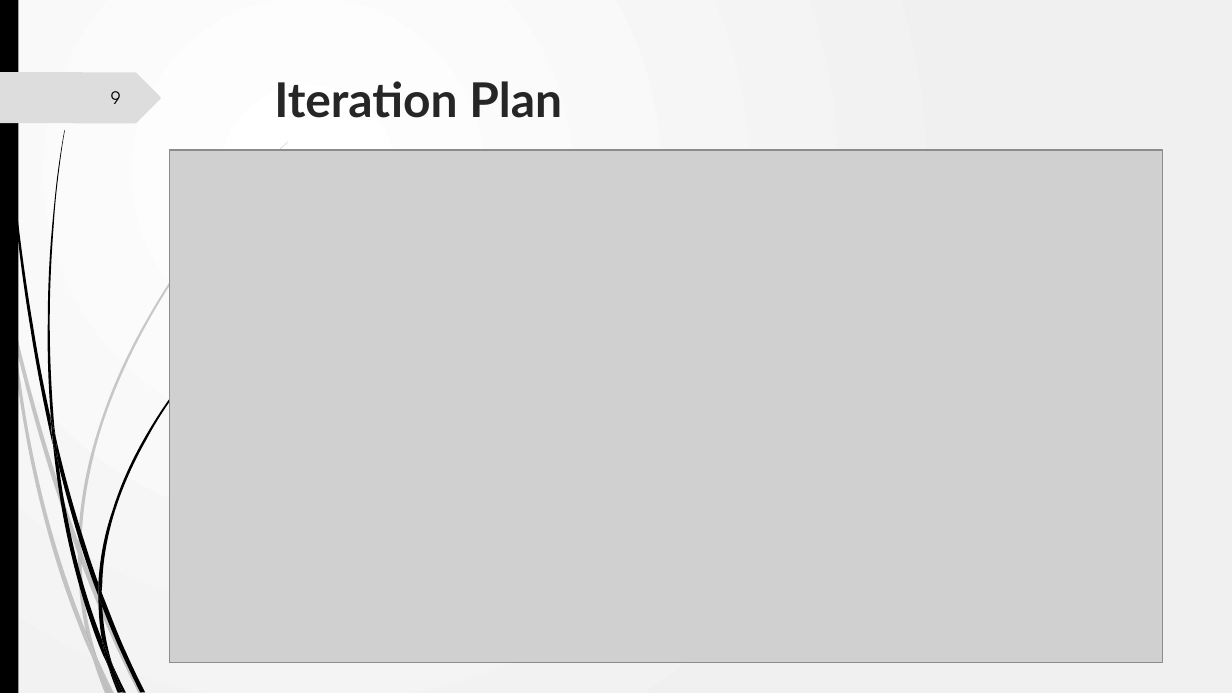
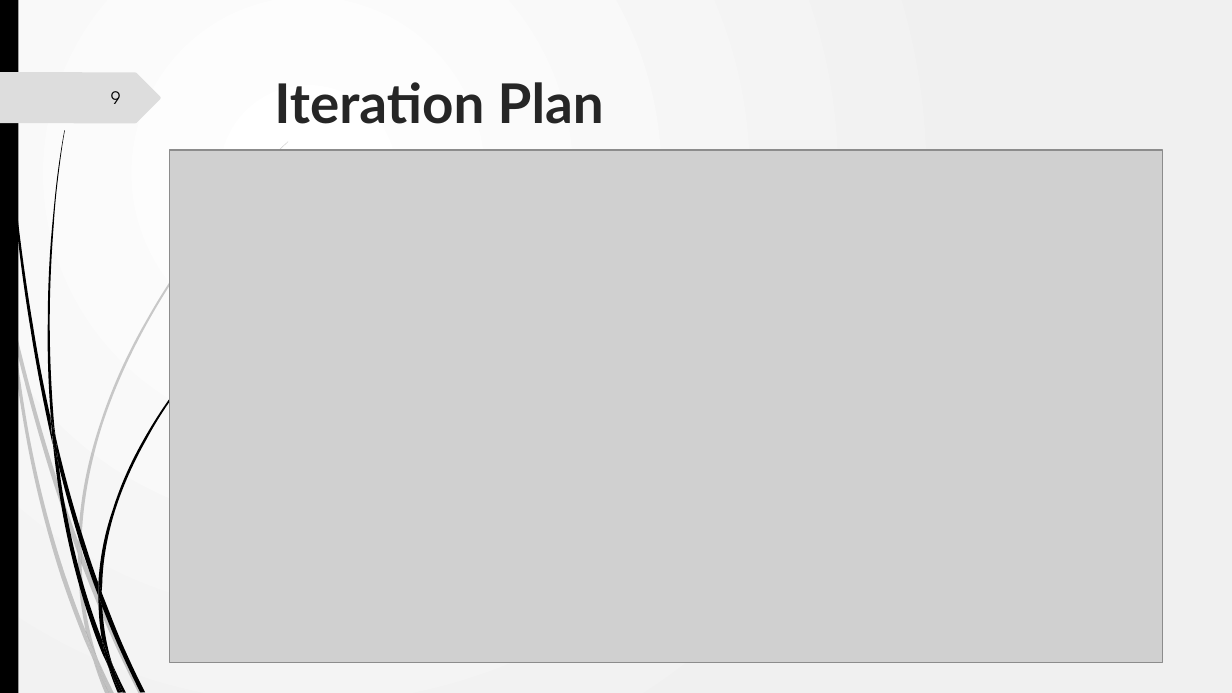
Before and after one commit to VamsiDevalla/Student-Attendance-Tracking, a slide deck: slide 9 of Team B - Code Green - MidtermPresentation.pptx. Drawn at 1232x693 pixels with LibreOffice and Linux fonts; fonts in the diff are those of the drawing; grey boxes stand for pictures. Boxes give left, top, right and bottom in pixels: in the first picture for what was removed or moved away, otherwise in the second. Text is boxed around its words. In the diff, an @@ line names an element or a change of style, - is before the commit and + after.

Commit message:
ppt

```diff
--- a/Team B - Code Green - MidtermPresentation.pptx
+++ b/Team B - Code Green - MidtermPresentation.pptx
@@ title "Iteration Plan" at (x1=274, y1=82, x2=604, y2=124): size 28 to 32 pt @@
```
